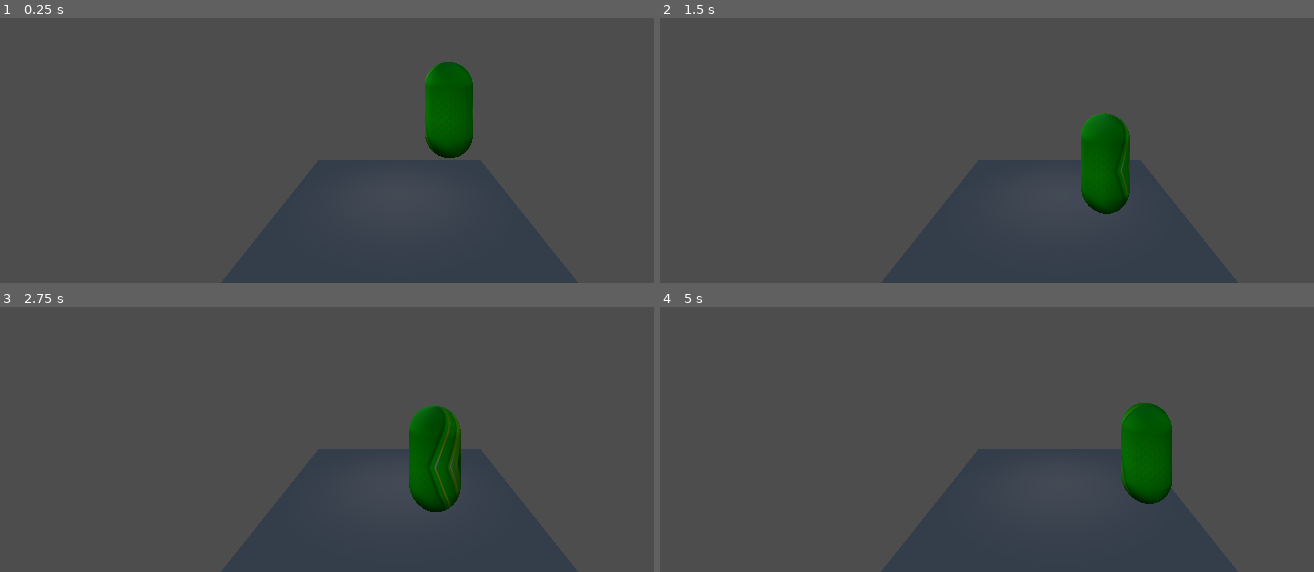
Above: before the commit, frames 1-4 (two rows, left to right).
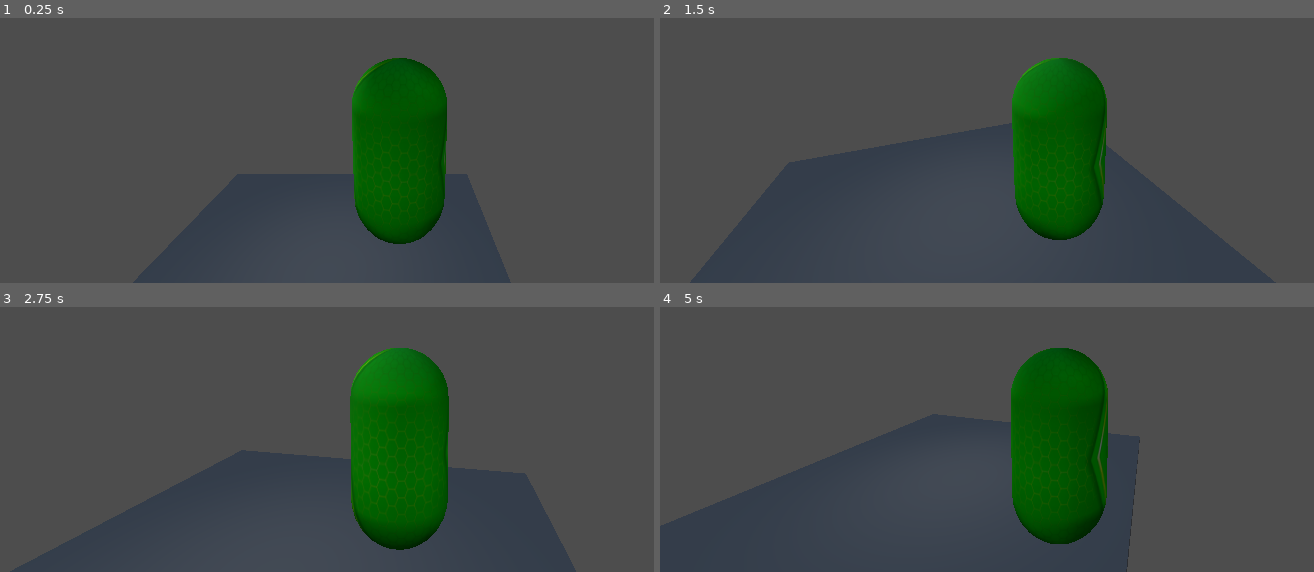
Above: after the commit, the same moments.

Repository: FutabaSakura1/Burning-Forest-GD
Game: Godot game, scene res://Levels/test_level.tscn
The game is run twice, just before and just after one commit, with the same random seed, the same clock (stepped at 60 frames per second) and the same inputs. The project has no main scene, so this scene is started directly.
Inputs (mouse positions are in pixels of both pictures, inside the frame that each line leads up to):
- Up to frame 1 (0.25 s): no input
- Up to frame 2 (1.5 s): tap Enter (ui_accept) at 0.5, 0.77 s; move the mouse to (1235, 36) at 0.52 s; hold D (right) 0.53-1.28 s; move the mouse to (901, 81) at 1.27 s; hold S (back) from 1.28 s (still down)
- Up to frame 3 (2.75 s): tap Enter (ui_accept) at 1.52 s; move the mouse to (outside the picture) at 2.02 s; release S (back) at 2.03 s; hold D (right) from 2.03 s (still down)
- Up to frame 4 (5 s): move the mouse to (1019, 436) at 2.77 s; release D (right) at 2.78 s; hold W (forward) 2.78-3.53 s; tap Enter (ui_accept) at 3.02, 3.77, 4.52 s; move the mouse to (1300, 415) at 3.52 s; hold A (left) from 3.53 s (still down); move the mouse to (outside the picture) at 4.27 s

The runs differ from the first frame. In frame 1, 14% of the frame differs, in the area x 20-89%, y 15-100%; in frame 2, 13%; in frame 3, 12%; in frame 4, 19%, in the area x 0-89%, y 15-100%.

Commit message:
Init Camera Work
Preliminary work on camera, two modes added for user accessibility.

Diff:
--- a/Levels/test_level.tscn
+++ b/Levels/test_level.tscn
@@ -37,9 +37,6 @@
 [node name="PlayerCharacter" parent="." instance=ExtResource("1_7b2yv")]
 transform = Transform3D(1, 0, 0, 0, 1, 0, 0, 0, 1, 1.02817, 2.02602, 0.410252)
 
-[node name="Camera3D" type="Camera3D" parent="."]
-transform = Transform3D(1, 0, 0, 0, 1, 0, 0, 0, 1, 0, 2.18164, 6.5612)
-
 [node name="LightmapGI" type="LightmapGI" parent="."]
 
 [node name="SpotLight3D" type="SpotLight3D" parent="."]
--- a/Prefabs/PlayerCharacter.tscn
+++ b/Prefabs/PlayerCharacter.tscn
@@ -19,3 +19,12 @@
 
 [node name="CollisionShape3D" type="CollisionShape3D" parent="."]
 shape = SubResource("CapsuleShape3D_1lrx2")
+
+[node name="TwistPivot" type="Node3D" parent="."]
+transform = Transform3D(1, 0, 0, 0, 1, 0, 0, 0, 1, 0, 1, 0)
+
+[node name="PitchPivot" type="Node3D" parent="TwistPivot"]
+transform = Transform3D(1, 0, 0, 0, 0.984808, 0.173648, 0, -0.173648, 0.984808, 0, 0, 0)
+
+[node name="Camera3D" type="Camera3D" parent="TwistPivot/PitchPivot"]
+transform = Transform3D(1, 0, 0, 0, 1, 0, 0, 0, 1, 0, 0, 3)
--- /dev/null
+++ b/Prefabs/interactable_object.tscn
@@ -0,0 +1,6 @@
+[gd_scene load_steps=2 format=3 uid="uid://cql8c6s0fqxts"]
+
+[ext_resource type="Script" path="res://Scripts/interactable_object.gd" id="1_rc7hv"]
+
+[node name="INTERACTABLE_OBJECT" type="Node3D"]
+script = ExtResource("1_rc7hv")
--- a/Prefabs/player_character.gd
+++ b/Prefabs/player_character.gd
@@ -6,14 +6,23 @@
 @export var JUMP_VELOCITY = 65.0
 var aiming = false
 @export var rotating = false
-@export var MOVESPEED = 1.5
+@export var MOVESPEED := 1.5
+var twist_input := 0.0
+var pitch_input := 0.0
+@export var mouse_sens := 0.001
 
+@export_category("USER OPTIONS")
+@export var lockCamera : bool = false
+func _ready() -> void:
+	Input.set_mouse_mode(Input.MOUSE_MODE_CAPTURED)
+
+func _unhandled_input(event: InputEvent) -> void:
+	if event is InputEventMouseMotion:
+		if Input.get_mouse_mode() == Input.MOUSE_MODE_CAPTURED:
+			twist_input = - event.relative.x * mouse_sens
+			pitch_input = - event.relative.y * mouse_sens
 func _physics_process(delta: float) -> void:
 	# Add the gravity.
-
-
-
-
 	var move_dir = 0
 	var turn_dir = 0
 	if !aiming:
@@ -27,6 +36,8 @@
 			turn_dir += 1
 		rotating = turn_dir != 0
 		rotation_degrees.y += (turn_dir * TURN_SPEED * delta)
+		if lockCamera != false:
+			$TwistPivot.rotation_degrees.y -= (turn_dir * TURN_SPEED * delta)
 		if move_dir == -1:
 			MOVESPEED = BACK_SPEED
 		elif move_dir == 1:
@@ -37,4 +48,10 @@
 		# Handle jump.
 		#if Input.is_action_just_pressed("ui_accept") and is_on_floor():
 			#velocity.y = JUMP_VELOCITY
+	$TwistPivot.rotate_y(twist_input)
+	$TwistPivot/PitchPivot.rotate_x(pitch_input)
+	$TwistPivot/PitchPivot.rotation.x = clamp ($TwistPivot/PitchPivot.rotation.x, -0.5, 0.5)
+	twist_input = 0.0
+	pitch_input = 0.0
+
 	move_and_slide()
--- /dev/null
+++ b/Scripts/interactable_object.gd
@@ -0,0 +1,14 @@
+extends Node3D
+
+@export_category("INTERACT SETTINGS")
+@export var object_ID: String
+@export var warpPos: Vector3
+@export var warpWorld: String
+# Called when the node enters the scene tree for the first time.
+func _ready() -> void:
+	pass # Replace with function body.
+
+
+# Called every frame. 'delta' is the elapsed time since the previous frame.
+func _process(delta: float) -> void:
+	pass
